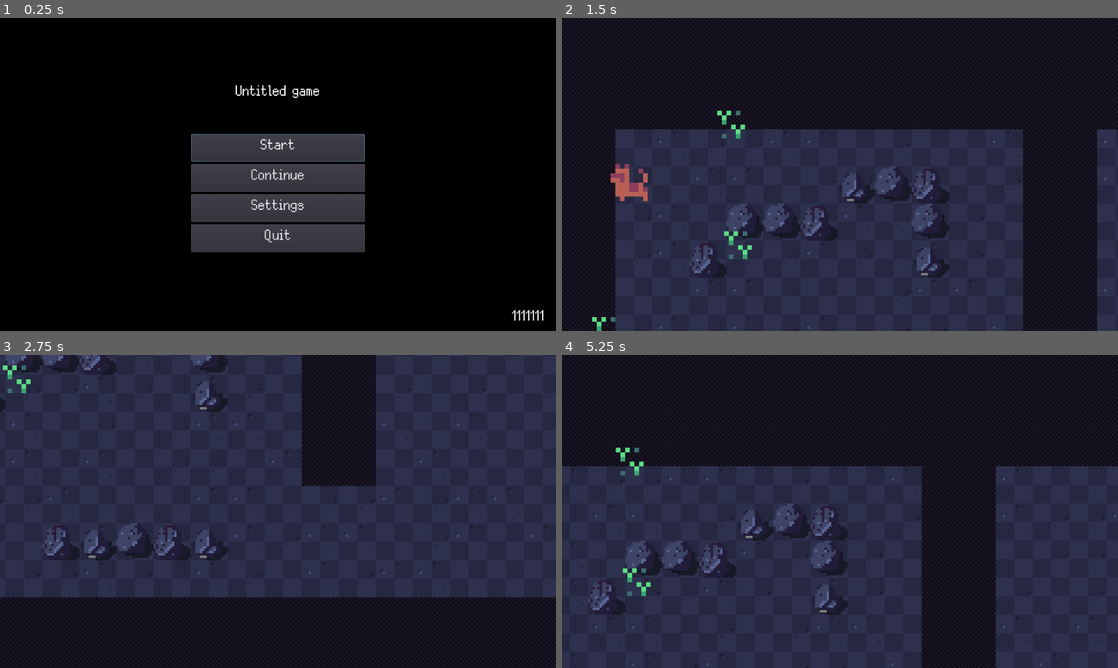
Above: before the commit, frames 1-4 (two rows, left to right).
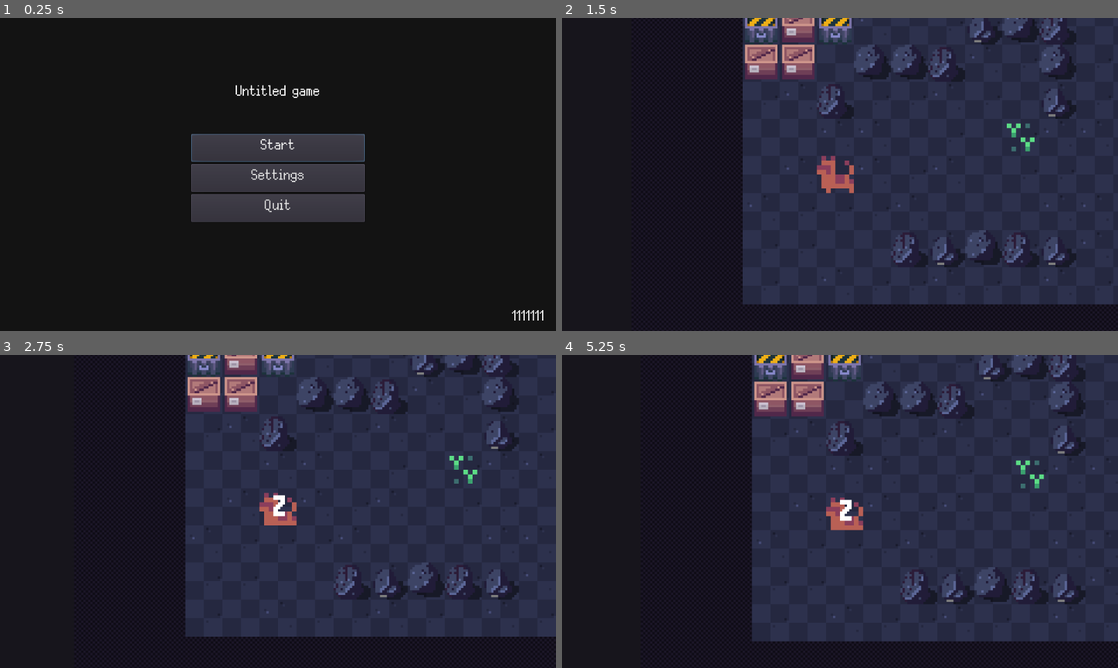
Above: after the commit, the same moments.

Repository: colinbellino/ai-and-games-2022
Game: Godot game, scene res://media/scenes/main.tscn
The game is run twice, just before and just after one commit, with the same random seed, the same clock (stepped at 60 frames per second) and the same inputs.
Inputs (mouse positions are in pixels of both pictures, inside the frame that each line leads up to):
- Up to frame 1 (0.25 s): no input
- Up to frame 2 (1.5 s): click "Start" at 0.5 s; tap Enter at 1.25 s; move the mouse to (684, 183) at 1.27 s; press the mouse at (684, 183) at 1.28 s; hold D (move_right) from 1.28 s (still down)
- Up to frame 3 (2.75 s): move the mouse to (33, 583) at 2.02 s; release D (move_right) at 2.03 s; release the mouse at (33, 583) at 2.03 s; hold S (move_down) from 2.03 s (still down); click (33, 583) at 2.1 s
- Up to frame 4 (5.25 s): move the mouse to (895, 442) at 2.77 s; release S (move_down) at 2.78 s; press the mouse at (895, 442) at 2.78 s; hold D (move_right) 2.78-3.53 s; move the mouse to (812, 574) at 3.52 s; release the mouse at (812, 574) at 3.53 s; hold Z (move_up) 3.53-4.28 s; click (812, 574) at 3.6 s; move the mouse to (1006, 558) at 4.27 s; press the mouse at (1006, 558) at 4.28 s; hold Q (move_left) from 4.28 s (still down); tap F1 (debug_1) at 4.9 s; move the mouse to (562, 583) at 5.02 s; release the mouse at (562, 583) at 5.03 s; click (562, 583) at 5.1 s

The runs differ from the first frame. In frame 1, 3.0% of the frame differs, in the area x 34-66%, y 48-75%; in frame 2, 52%; in frame 3, 44%; in frame 4, 57%, in the area x 0-100%, y 0-100%.
Error before the commit: Assertion failed: Already one creature in the world! (res://src/behaviours/IsCreature.gd:4)

Commit message:
Fixes and adjustments to animations

Diff:
--- a/media/animations/entities/creature.tres
+++ b/media/animations/entities/creature.tres
@@ -25,10 +25,6 @@
 [sub_resource type="AtlasTexture" id=10]
 atlas = ExtResource( 1 )
 region = Rect2( 0, 48, 16, 16 )
-
-[sub_resource type="AtlasTexture" id=7]
-atlas = ExtResource( 1 )
-region = Rect2( 32, 16, 16, 16 )
 
 [sub_resource type="AtlasTexture" id=8]
 atlas = ExtResource( 1 )
@@ -63,12 +59,12 @@
 "name": "idle",
 "speed": 5.0
 }, {
-"frames": [ SubResource( 10 ) ],
+"frames": [ SubResource( 10 ), SubResource( 10 ) ],
 "loop": true,
 "name": "react",
 "speed": 5.0
 }, {
-"frames": [ SubResource( 7 ), SubResource( 8 ), SubResource( 9 ) ],
+"frames": [ SubResource( 8 ), SubResource( 9 ) ],
 "loop": true,
 "name": "wake_up",
 "speed": 5.0
--- a/media/animations/entities/plant.tres
+++ b/media/animations/entities/plant.tres
@@ -1,14 +1,10 @@
-[gd_resource type="SpriteFrames" load_steps=8 format=2]
+[gd_resource type="SpriteFrames" load_steps=7 format=2]
 
 [ext_resource path="res://media/art/entities/plant.png" type="Texture" id=1]
 
 [sub_resource type="AtlasTexture" id=10]
 atlas = ExtResource( 1 )
 region = Rect2( 0, 48, 16, 16 )
-
-[sub_resource type="AtlasTexture" id=11]
-atlas = ExtResource( 1 )
-region = Rect2( 16, 48, 16, 16 )
 
 [sub_resource type="AtlasTexture" id=2]
 atlas = ExtResource( 1 )
@@ -28,7 +24,7 @@
 
 [resource]
 animations = [ {
-"frames": [ SubResource( 10 ), SubResource( 11 ) ],
+"frames": [ SubResource( 10 ), SubResource( 10 ) ],
 "loop": true,
 "name": "activating",
 "speed": 5.0
--- a/media/scenes/main.tscn
+++ b/media/scenes/main.tscn
@@ -10,6 +10,7 @@
 [node name="TitleUI" parent="." instance=ExtResource( 2 )]
 
 [node name="SettingsUI" parent="." instance=ExtResource( 4 )]
+layer = 2
 
 [node name="SoundPlayer" type="AudioStreamPlayer" parent="."]
 bus = "Sound"
--- a/media/scenes/ui/TitleUI.tscn
+++ b/media/scenes/ui/TitleUI.tscn
@@ -11,7 +11,7 @@
 [node name="Background" type="ColorRect" parent="."]
 anchor_right = 1.0
 anchor_bottom = 1.0
-color = Color( 0, 0, 0, 1 )
+color = Color( 0.0784314, 0.0784314, 0.0784314, 1 )
 
 [node name="Title" type="Label" parent="."]
 anchor_left = 0.5
@@ -55,6 +55,7 @@
 
 [node name="Continue" type="Button" parent="Menu"]
 unique_name_in_owner = true
+visible = false
 margin_top = 52.0
 margin_right = 300.0
 margin_bottom = 100.0
@@ -63,16 +64,16 @@
 
 [node name="Settings" type="Button" parent="Menu"]
 unique_name_in_owner = true
-margin_top = 104.0
+margin_top = 52.0
 margin_right = 300.0
-margin_bottom = 152.0
+margin_bottom = 100.0
 theme = ExtResource( 2 )
 text = "Settings"
 
 [node name="Quit" type="Button" parent="Menu"]
 unique_name_in_owner = true
-margin_top = 156.0
+margin_top = 104.0
 margin_right = 300.0
-margin_bottom = 204.0
+margin_bottom = 152.0
 theme = ExtResource( 2 )
 text = "Quit"
--- a/src/Game.gd
+++ b/src/Game.gd
@@ -50,35 +50,38 @@
         quit_game()
         return
 
-    if Input.is_action_just_released("debug_1"):
-        start_game(0)
-    if Input.is_action_just_released("debug_2"):
-        start_game(1)
-    if Input.is_action_just_released("debug_3"):
-        start_game(2)
-    if Input.is_action_just_released("debug_4"):
-        start_game(3)
-    if Input.is_action_just_released("debug_5"):
-        start_game(4)
-    if Input.is_action_just_released("debug_6"):
-        start_game(5)
-    if Input.is_action_just_released("debug_7"):
-        start_game(6)
-    if Input.is_action_just_released("debug_8"):
-        start_game(7)
-    if Input.is_action_just_released("debug_9"):
-        start_game(8)
-    if Input.is_action_just_released("debug_10"):
-        start_game(10)
-    if Input.is_action_just_released("debug_11"):
-        start_game(11)
-    if Input.is_action_just_released("debug_12"):
-        start_game(12)
+    if Globals.game_state == GameStates.TITLE:
+        if Input.is_action_just_released("debug_1"):
+            start_game(0)
+        if Input.is_action_just_released("debug_2"):
+            start_game(1)
+        if Input.is_action_just_released("debug_3"):
+            start_game(2)
+        if Input.is_action_just_released("debug_4"):
+            start_game(3)
+        if Input.is_action_just_released("debug_5"):
+            start_game(4)
+        if Input.is_action_just_released("debug_6"):
+            start_game(5)
+        if Input.is_action_just_released("debug_7"):
+            start_game(6)
+        if Input.is_action_just_released("debug_8"):
+            start_game(7)
+        if Input.is_action_just_released("debug_9"):
+            start_game(8)
+        if Input.is_action_just_released("debug_10"):
+            start_game(10)
+        if Input.is_action_just_released("debug_11"):
+            start_game(11)
+        if Input.is_action_just_released("debug_12"):
+            start_game(12)
 
     if Globals.game_state == GameStates.PLAY:
         if Globals.game_state_entered == false:
             Globals.game_state_entered = true
             # Globals.creature.change_state(Enums.EntityStates.Asleep)
+
+        Globals.camera.position = Globals.creature.position * Globals.world.scale - get_viewport().size / 2
 
         if Input.is_action_pressed("move_up"):
             Globals.camera.position.y -= 500.0 * delta
--- a/src/entities/Entity.gd
+++ b/src/entities/Entity.gd
@@ -47,7 +47,7 @@
             sprite_body.play("walk")
 
             var tween = create_tween()
-            tween.tween_property(self, "position", destination, 1.0)
+            tween.tween_property(self, "position", destination, 2.0)
             yield(tween, "finished")
 
             change_state(Enums.EntityStates.Idle)
Not shown: 1 places in media/animations/entities/creature.tres that only renumber resources
Binary file changed: media/art/entities/plant.png
Not shown, changed: media/maps/world_0.ldtk
